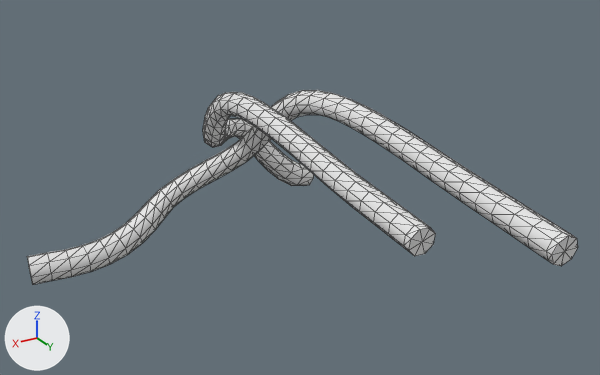
Before and after pictures for a commit that changed the glTF model public/assets/skullbase-v3/tb_anterior_spinal_artery.cleared.glb.
The view is the same before and after, from a 50 mm camera at (17.4, 75.3, -5.0) aimed at (-1.8, 43.3, -21.0). The lights are fixed; the arrows at lower left show +X, +Y and +Z. The older version comes first. Mesh edges are drawn as thin lines. Where no turn or scale is listed for an object, it has been applied to the vertices. Vertices at exactly the same position are counted once.

The scene before the commit, as lines of its bpy script (objects in view):
```python
me_l = bpy.data.meshes.new('L')
me_l.from_pydata(...)  # 290 vertices, 576 faces; spans x -5.2..5.2, y -11.5..13.4, z -7.0..3.4
me_r = bpy.data.meshes.new('R')
me_r.from_pydata(...)  # 314 vertices, 624 faces; spans x -7.5..7.5, y -9.6..14.4, z -6.9..3.6
ob_l = bpy.data.objects.new('L', me_l)
ob_l.location = (-5.46, 40.3, -20.72)
ob_r = bpy.data.objects.new('R', me_r)
ob_r.location = (2.29, 43.13, -20.49)
```
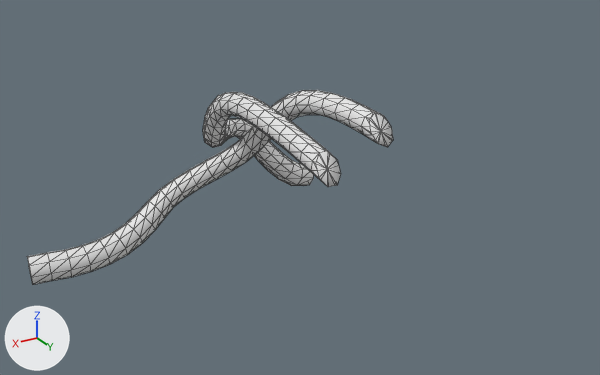
Where the newer file only moved an object's origin or applied its transform, the numbers keep the older frame.

Location of each change, [x1, y1, x2, y2] in pixels of the pictures (600 x 375 px):
'R', reshaped (34% narrower)
    before: [27, 90, 578, 285]
    after: [27, 90, 393, 285]
'L', reshaped (40% narrower, 42% shorter)
    before: [203, 92, 435, 256]
    after: [203, 92, 341, 187]
part 1 of me_l, cut back
    before: [301, 143, 435, 256]
    after: [301, 143, 341, 187]
part 2 of me_r, cut back
    before: [361, 112, 578, 266]
    after: [361, 112, 393, 147]

Diff of the bpy script that builds the scene:
```diff
--- a/public/assets/skullbase-v3/tb_anterior_spinal_artery.cleared.glb.py
+++ b/public/assets/skullbase-v3/tb_anterior_spinal_artery.cleared.glb.py
@@ me_l @@
 # used by ob_l; location = (-5.46, 40.3, -20.72)
-me_l.from_pydata(...)  # 290 vertices, 576 faces; spans x -5.2..5.2, y -11.5..13.4, z -7.0..3.4
+me_l.from_pydata(...)  # 245 vertices, 486 faces; spans x -5.2..5.1, y -11.5..7.1, z -7.0..3.4
+# me_l part 1
+# 64 vertices are removed from x 3.8..5.2, y 6.2..13.4, z 0.9..2.7
+# 138 faces are deleted
+# 19 vertices are added at x 3.8..5.0, y 6.1..7.1, z 1.4..2.7
+# 48 new faces join them
@@ me_r @@
 # used by ob_r; location = (2.29, 43.13, -20.49)
-me_r.from_pydata(...)  # 314 vertices, 624 faces; spans x -7.5..7.5, y -9.6..14.4, z -6.9..3.6
+me_r.from_pydata(...)  # 231 vertices, 458 faces; spans x -7.5..7.5, y -9.6..3.3, z -6.9..3.6
+# me_r part 2
+# 101 vertices are removed from x -7.5..-6.0, y 3.1..14.4, z 1.0..3.3
+# 210 faces are deleted
+# 1 vertex moves from x -6.2, y 3.1, z 2.7 to x -6.2, y 2.9, z 2.6
+# 18 vertices are added at x -7.5..-6.2, y 2.3..3.3, z 2.0..3.4
+# 44 new faces join them
```
